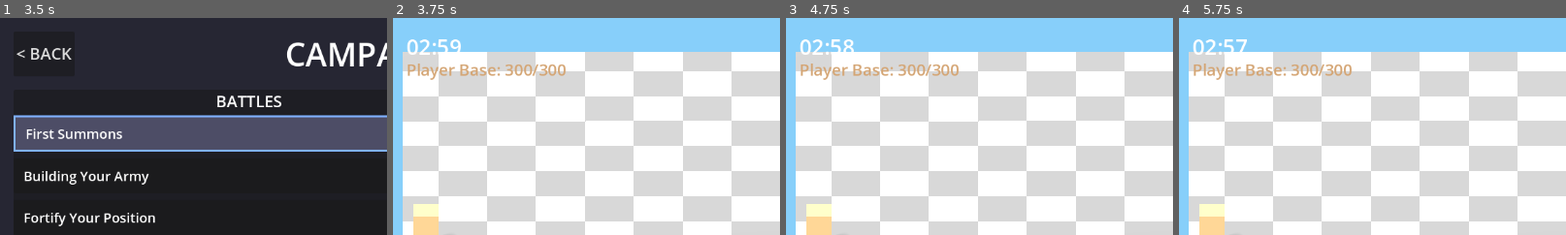
Above: before the commit, frames 1-4 (left to right).
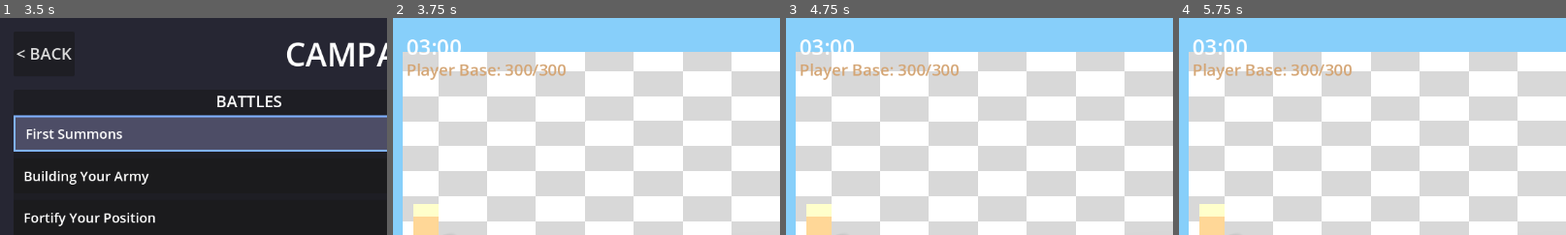
Above: after the commit, the same moments.

Repository: amari-charles/project-summoner
Game: Godot game, scene res://scenes/ui/main_menu.tscn
The game is run twice, just before and just after one commit, with the same random seed, the same clock (stepped at 60 frames per second) and the same inputs.
Inputs (mouse positions are % of the whole screen's width and height, from its top left):
- Up to frame 1 (3.5 s): click "PLAY" at 0.5 s; click "SELECT" at 1.25 s; click "CHOOSE WARRIOR" at 2 s; click (32, 26) at 2.75 s
- Up to frame 2 (3.75 s): click "START BATTLE" at 3.5 s
- Up to frame 3 (4.75 s): tap Enter at 4.25 s; drag from (50, 83) to (60, 28) at 4.27 s
- Up to frame 4 (5.75 s): drag from (30, 55) to (45, 70) at 5.02 s
The pictures show only the part of the screen within x 0-50%, y 0-50%; the shares and areas given below are measured in that part.

Frame 1 is identical in both runs. In frame 2, 0.2% of the frame differs, in the area x 7-18%, y 9-17%; in frame 3, 0.2%; in frame 4, 0.2%.
Error after the commit: Parse Error: Invalid argument for "create_ai_for_battle()" function: argument 2 should be "Summoner" but is "Summoner3D". (res://scripts/core/game_controller_3…

Commit message:
Add AI loading and fix AI scripts for 3D summoners
GameController3D changes:
- Added _load_ai_for_enemy() method to load AI from campaign config
- Reads battle config from profile and creates AI via AILoader
- Called during _ready() before game starts

HeuristicAI changes:
- Check if summoner has play_card_3d method
- Convert 2D spawn positions to 3D coordinates
- Falls back to play_card for 2D summoners

ScriptedAI changes:
- Check if summoner has play_card_3d method
- Convert 2D script positions to 3D coordinates
- Falls back to play_card for 2D summoners

Enemy AI should now spawn units in campaign battles.

🤖 Generated with [Claude Code](https://claude.com/claude-code)

Co-Authored-By: Claude <noreply@anthropic.com>

Diff:
--- a/scripts/ai/heuristic_ai.gd
+++ b/scripts/ai/heuristic_ai.gd
@@ -32,8 +32,19 @@
 		var card_index = select_card_to_play()
 		if card_index != -1:
 			var card = summoner.hand[card_index]
-			var position = select_spawn_position(card)
-			summoner.play_card(card_index, position)
+			# Check if summoner is 3D or 2D
+			if summoner.has_method("play_card_3d"):
+				var pos_2d = select_spawn_position(card)
+				# Convert 2D position to 3D (map screen space to world space roughly)
+				var pos_3d = Vector3(
+					(pos_2d.x - 960) / 100.0,  # Center and scale
+					1.0,
+					(pos_2d.y - 540) / 100.0
+				)
+				summoner.play_card_3d(card_index, pos_3d)
+			else:
+				var position = select_spawn_position(card)
+				summoner.play_card(card_index, position)
 		_set_next_play_time()
 
 func on_battle_start() -> void:
--- a/scripts/ai/scripted_ai.gd
+++ b/scripts/ai/scripted_ai.gd
@@ -63,7 +63,12 @@
 		return
 
 	# Play the card
-	summoner.play_card(card_index, position)
+	if summoner.has_method("play_card_3d"):
+		# Convert 2D position to 3D
+		var pos_3d = Vector3((position.x - 960) / 100.0, 1.0, (position.y - 540) / 100.0)
+		summoner.play_card_3d(card_index, pos_3d)
+	else:
+		summoner.play_card(card_index, position)
 	print("ScriptedAI: Executed spawn - %s at %s" % [card_name, position])
 
 ## Find card in hand by catalog ID or card name
--- a/scripts/core/game_controller_3d.gd
+++ b/scripts/core/game_controller_3d.gd
@@ -60,6 +60,9 @@
 		if enemy_base.has_signal("base_destroyed"):
 			enemy_base.base_destroyed.connect(_on_base_destroyed)
 		print("Found enemy base")
+
+	# Load AI for enemy summoner from campaign config
+	_load_ai_for_enemy()
 
 	call_deferred("start_game")
 
@@ -170,3 +173,42 @@
 	var enemy_hp_label = get_node_or_null("UI/EnemyHPLabel")
 	if enemy_hp_label and enemy_base:
 		enemy_hp_label.text = "Enemy Base: %d/%d" % [enemy_base.current_hp, enemy_base.max_hp]
+
+func _load_ai_for_enemy() -> void:
+	if not enemy_summoner:
+		return
+
+	# Get battle config from profile
+	var profile_repo = get_node_or_null("/root/ProfileRepo")
+	if not profile_repo:
+		print("GameController3D: No ProfileRepo found, skipping AI load")
+		return
+
+	var profile = profile_repo.get_active_profile()
+	var current_battle_id = profile.get("campaign_progress", {}).get("current_battle", "")
+	if current_battle_id == "":
+		print("GameController3D: No current battle set, skipping AI load")
+		return
+
+	var campaign = get_node_or_null("/root/CampaignService")
+	if not campaign:
+		print("GameController3D: No CampaignService found, skipping AI load")
+		return
+
+	var battle_config = campaign.get_battle(current_battle_id)
+	if not battle_config:
+		print("GameController3D: No battle config for '%s', skipping AI load" % current_battle_id)
+		return
+
+	# Remove existing AI (if any)
+	for child in enemy_summoner.get_children():
+		if child.has_method("decide_next_play"):  # Duck-type check for AI
+			print("GameController3D: Removing old AI: %s" % child.name)
+			child.queue_free()
+
+	# Create and attach new AI
+	const AILoader = preload("res://scripts/ai/ai_loader.gd")
+	var ai = AILoader.create_ai_for_battle(battle_config, enemy_summoner)
+	if ai:
+		enemy_summoner.add_child(ai)
+		print("GameController3D: Loaded %s AI for battle '%s'" % [battle_config.get("ai_type", "unknown"), current_battle_id])
